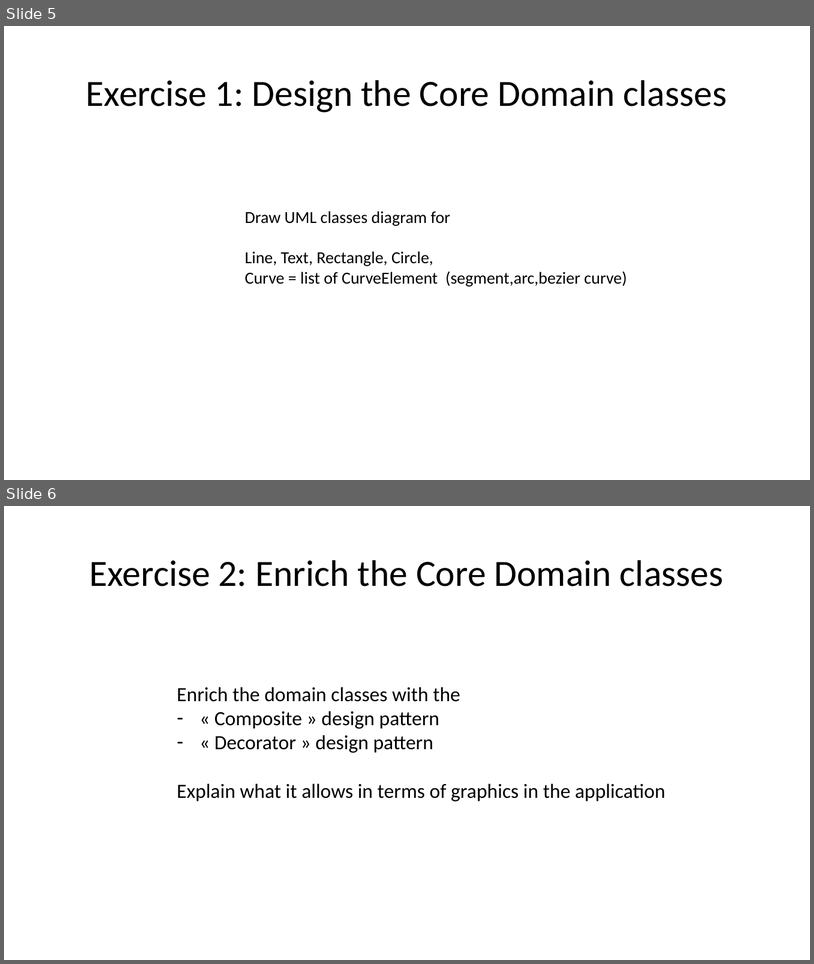
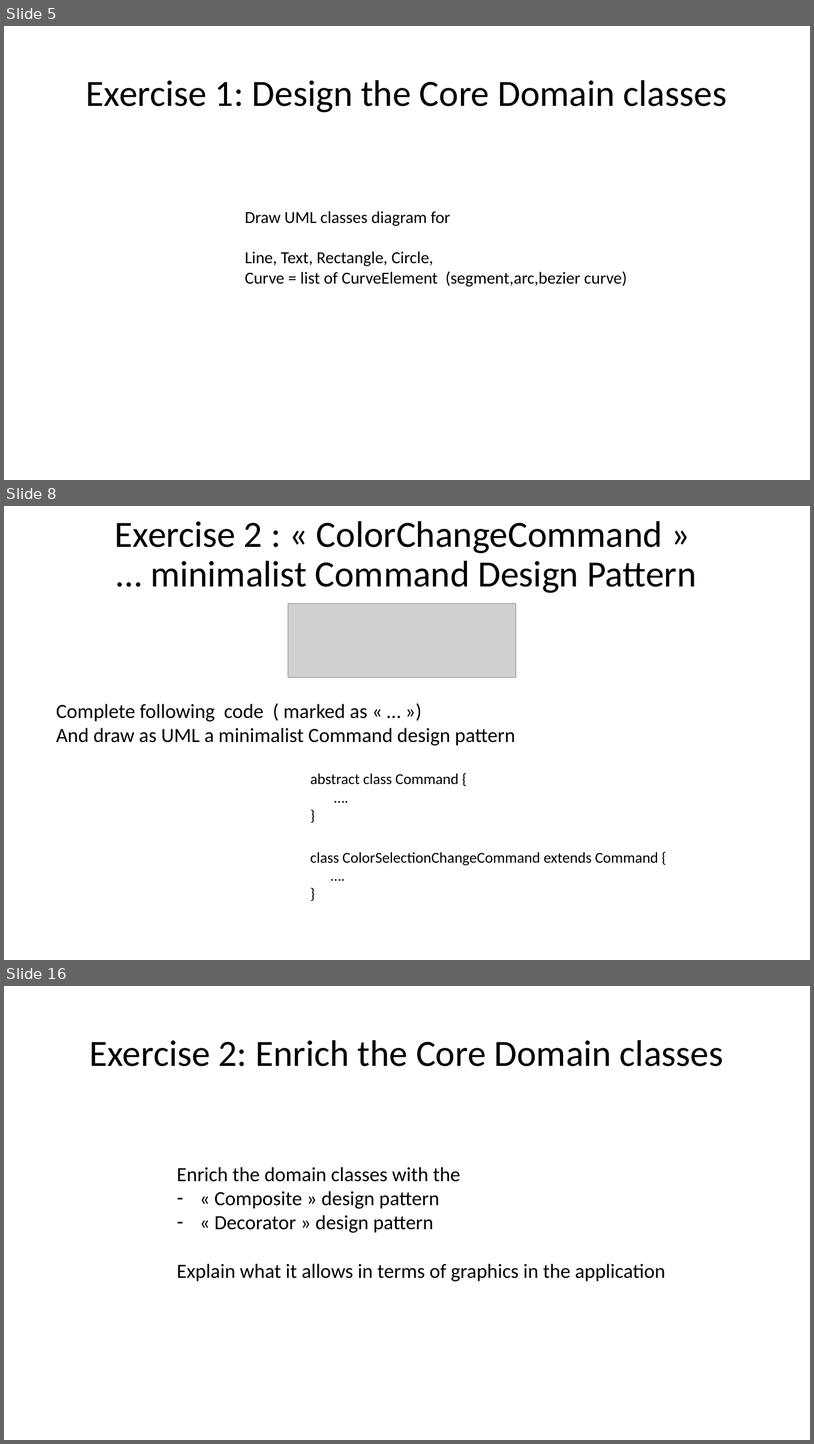
Before and after one commit to Arnaud-Nauwynck/presentations, a slide deck: java/TP-design-patterns/handson-3-design-patterns.pptx. Shown one above the other, each under a label of ours: slides 5 and 6 before the commit, slides 5, 8 and 16 after it; the slides between them are not shown. The pictures are 814x964 and 814x1444 pixels, drawn with LibreOffice and Linux fonts; fonts in the diff are those of the drawing; grey boxes stand for pictures. Boxes give left, top, right and bottom in pixels: in the first picture for what was removed or moved away, otherwise in the second. Text is boxed around its words. In the diff, an @@ line names an element or a change of style, - is before the commit and + after.

```diff
--- a/java/TP-design-patterns/handson-3-design-patterns.pptx
+++ b/java/TP-design-patterns/handson-3-design-patterns.pptx
@@ slide 8 added at box(4, 506, 810, 960), background #FFFFFF @@
@@ title added at box(115, 521, 696, 593), 44 pt, text #000000 @@
+Exercise 2 : « ColorChangeCommand »
+… minimalist Command Design Pattern
@@ picture added at box(288, 603, 516, 678) @@
@@ text added at box(56, 703, 515, 745), 24 pt, text #000000 @@
+Complete following code ( marked as « … »)
+And draw as UML a minimalist Command design pattern
@@ text added at box(311, 773, 459, 784), 18 pt, text #000000 @@
+abstract class Command {
+….
+}
@@ text added at box(311, 852, 659, 865), 18 pt, text #000000 @@
+class ColorSelectionChangeCommand extends Command {
+….
+}
@@ what was slide 6 is now slide 16 @@
```
Also in this commit, not shown: 2 slides changed, 8 other slides added, 3 other files.
